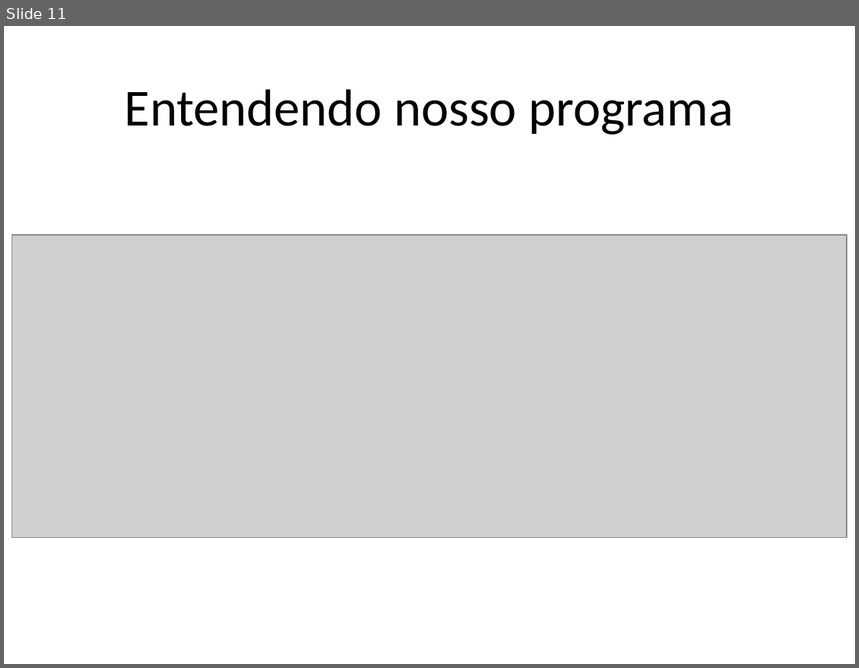
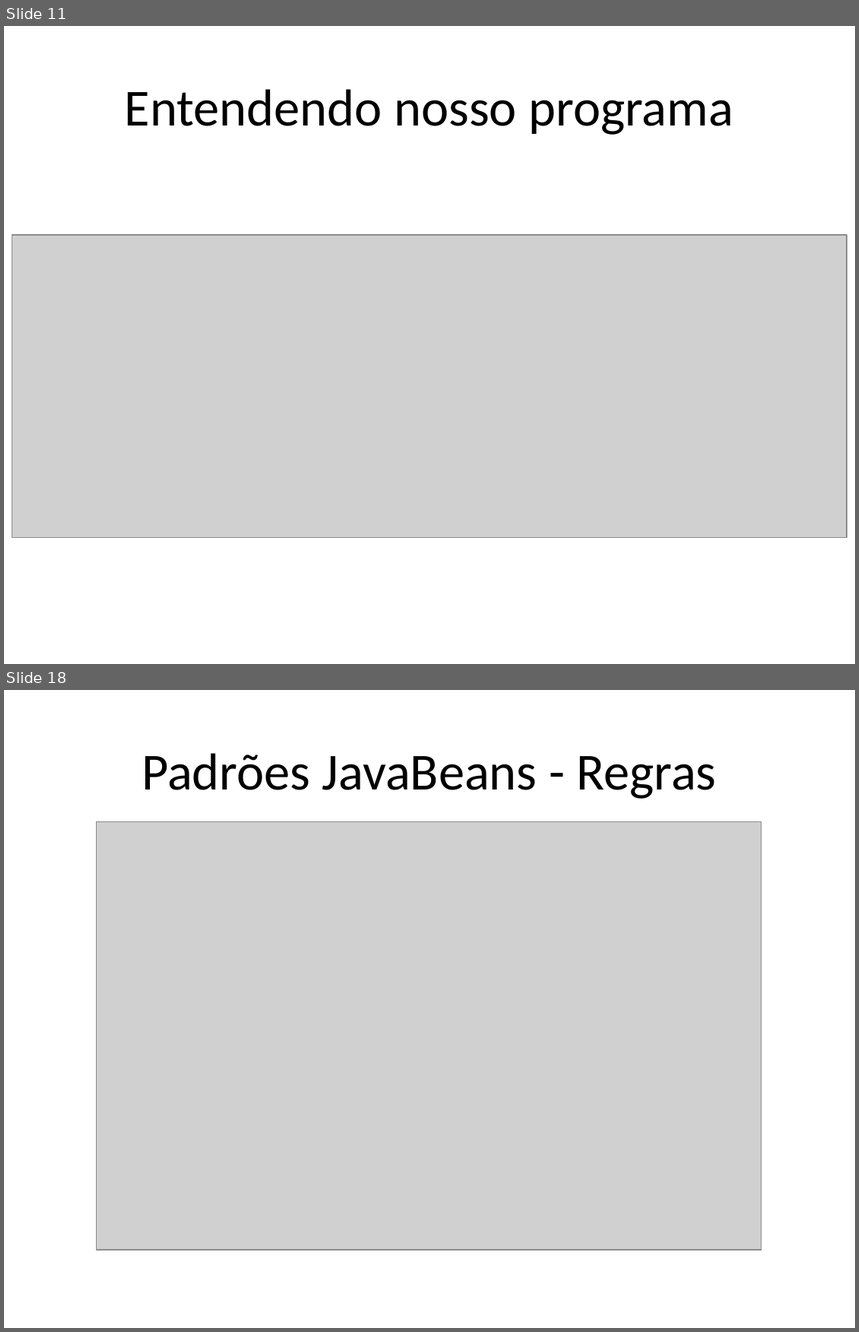
Before and after one commit to renanlessa/CursoJava, a slide deck: Documentos/Curso Java.pptx. Shown one above the other, each under a label of ours: slide 11 before the commit, slides 11 and 18 after it; the slides between them are not shown. The pictures are 859x668 and 859x1332 pixels, drawn with LibreOffice and Linux fonts; fonts in the diff are those of the drawing; grey boxes stand for pictures. Boxes give left, top, right and bottom in pixels: in the first picture for what was removed or moved away, otherwise in the second. Text is boxed around its words. In the diff, an @@ line names an element or a change of style, - is before the commit and + after.

```diff
--- a/Documentos/Curso Java.pptx
+++ b/Documentos/Curso Java.pptx
@@ slide 18 added at box(4, 690, 855, 1328), background #FFFFFF @@
@@ title added at box(142, 753, 717, 799), 44 pt, text #000000 @@
+Padrões JavaBeans - Regras
@@ picture added at box(97, 822, 762, 1250) @@
```
Also in this commit, not shown: 14 other slides added, 14 other files.
